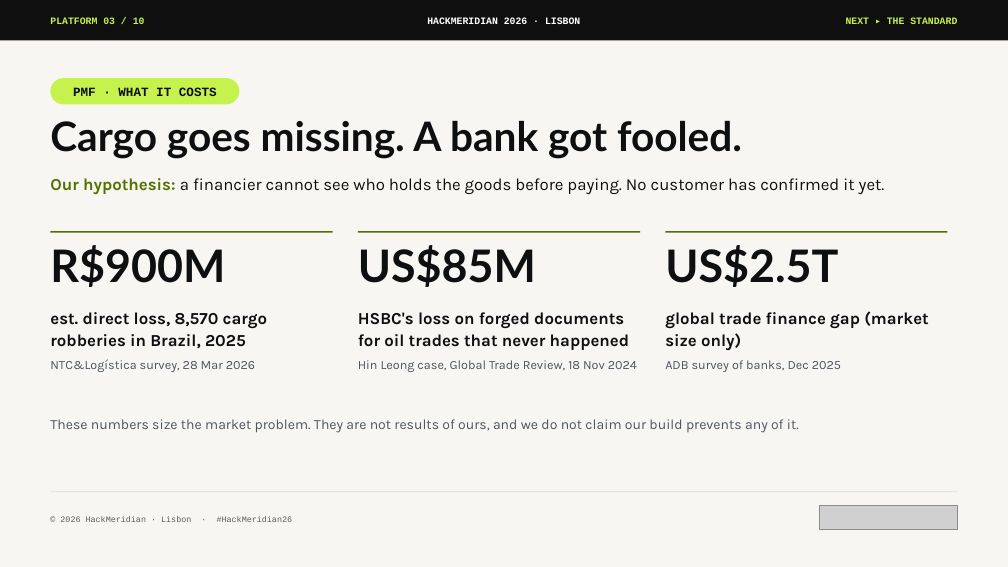
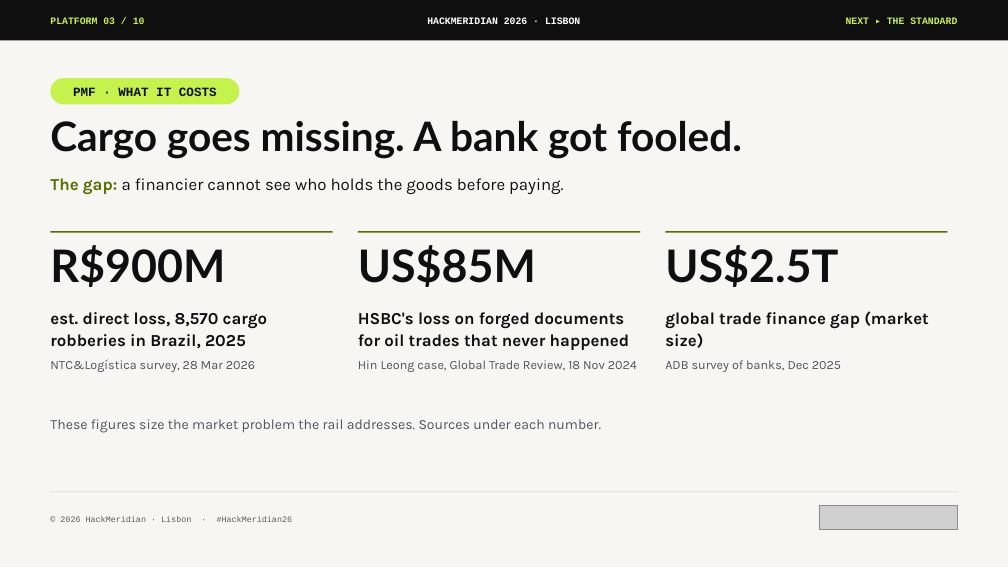
Before and after one commit to pwsaragossy/hackmeridian-cos, a slide deck: slide 3 of projects/hackmeridian-rail/deck/radox-custody-rail.pptx. Drawn at 1008x567 pixels with LibreOffice and Linux fonts; fonts in the diff are those of the drawing; grey boxes stand for pictures. Boxes give left, top, right and bottom in pixels: in the first picture for what was removed or moved away, otherwise in the second. Text is boxed around its words. In the diff, an @@ line names an element or a change of style, - is before the commit and + after.

Commit message:
update from hackmeridian-rail

```diff
--- a/projects/hackmeridian-rail/deck/radox-custody-rail.pptx
+++ b/projects/hackmeridian-rail/deck/radox-custody-rail.pptx
@@ text at (50,178,563,195): text changed @@
-Our hypothesis: a financier cannot see who holds the goods before paying. No customer has confirmed it yet.
+The gap: a financier cannot see who holds the goods before paying.
@@ text at (665,311,929,348): text changed @@
-global trade finance gap (market size only)
+global trade finance gap (market size)
@@ text at (50,419,601,433): text changed @@
-These numbers size the market problem. They are not results of ours, and we do not claim our build prevents any of it.
+These figures size the market problem the rail addresses. Sources under each number.
```
Also in this commit, not shown: 8 other slides changed, 12 other files.
